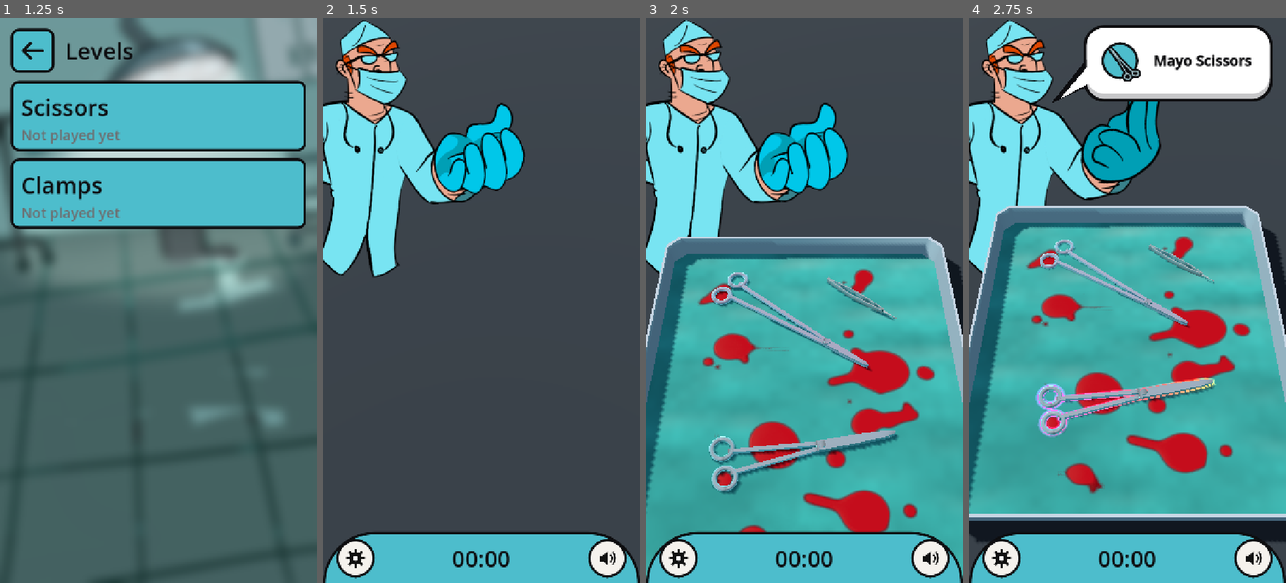
Above: before the commit, frames 1-4 (left to right).
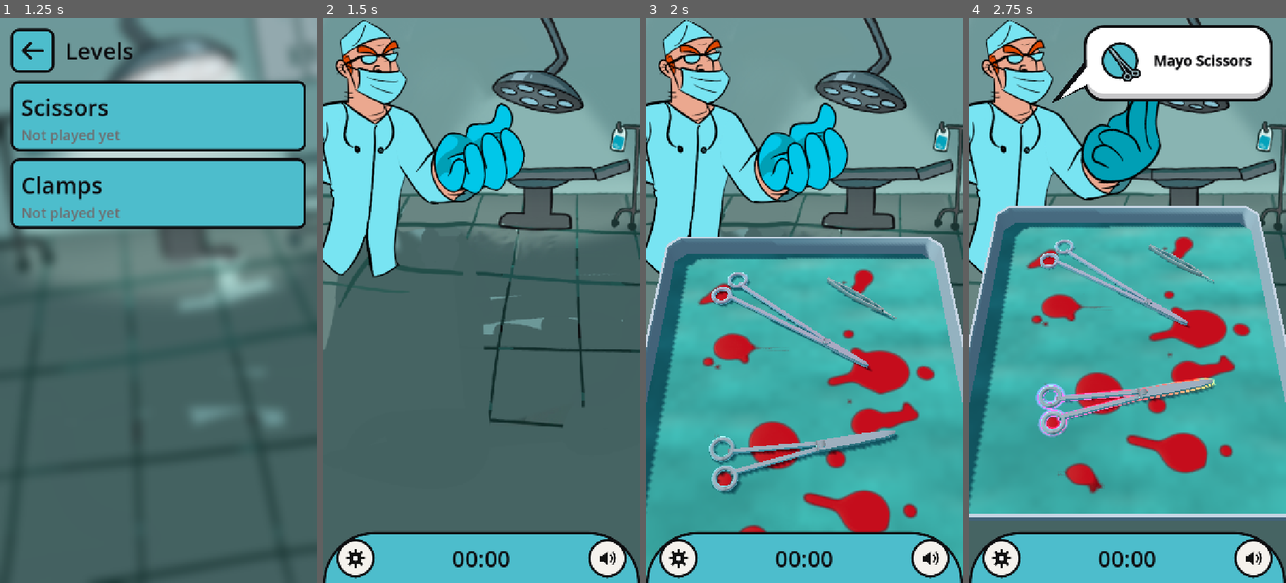
Above: after the commit, the same moments.

Repository: optimisticlucio/untitled-game-jam-game
Game: Godot game, scene res://ui/main_menu.tscn
The game is run twice, just before and just after one commit, with the same random seed, the same clock (stepped at 60 frames per second) and the same inputs.
Inputs (mouse positions are in pixels of both pictures, inside the frame that each line leads up to):
- Up to frame 1 (1.25 s): click "Play" at 0.5 s
- Up to frame 2 (1.5 s): click (481, 114) at 1.27 s
- Up to frame 3 (2 s): no input
- Up to frame 4 (2.75 s): tap Enter at 2 s; move the mouse to (1197, 272) at 2.02 s; click (1197, 272) at 2.17 s

Frame 1 is identical in both runs. In frame 2, 75% of the frame differs, in the area x 0-100%, y 0-99%; in frame 3, 25%; in frame 4, 17%.

Commit message:
Level background: Julia's operating room behind the surgeon
The room picture (ui/art/level_background.png, from her mockup) fills the
screen behind the 3D world: a CanvasLayer at layer -1 with the environment's
background set to Canvas. Ambient and reflected light still come from the
sky, so tools look the same. The dark table plane is hidden (its collision
stays) so the room shows around the tray.

Co-Authored-By: Claude Opus 5.5 <noreply@anthropic.com>

Diff:
--- a/levels/level.tscn
+++ b/levels/level.tscn
@@ -18,6 +18,7 @@
 [ext_resource type="AudioStream" path="res://assets/sounds/gameplay/level_complete.wav" id="14_complete"]
 [ext_resource type="Script" path="res://gameplay/light_flicker.gd" id="flicker_script"]
 [ext_resource type="PackedScene" path="res://gameplay/surgeon.tscn" id="22_surgeon"]
+[ext_resource type="Texture2D" path="res://ui/art/level_background.png" id="23_room"]
 
 [sub_resource type="ProceduralSkyMaterial" id="SkyMaterial_main"]
 
@@ -25,7 +26,7 @@
 sky_material = SubResource("SkyMaterial_main")
 
 [sub_resource type="Environment" id="Environment_main"]
-background_mode = 2
+background_mode = 3
 sky = SubResource("Sky_main")
 ambient_light_source = 3
 reflected_light_source = 2
@@ -73,6 +74,20 @@
 [node name="WorldEnvironment" type="WorldEnvironment" parent="."]
 environment = SubResource("Environment_main")
 
+[node name="Room" type="CanvasLayer" parent="."]
+layer = -1
+
+[node name="Picture" type="TextureRect" parent="Room"]
+anchors_preset = 15
+anchor_right = 1.0
+anchor_bottom = 1.0
+grow_horizontal = 2
+grow_vertical = 2
+mouse_filter = 2
+texture = ExtResource("23_room")
+expand_mode = 1
+stretch_mode = 6
+
 [node name="Sun" type="DirectionalLight3D" parent="."]
 transform = Transform3D(-0.502136, 0.49469, -0.709325, 0, 0.820229, 0.572036, 0.864789, 0.28724, -0.411866, 0, 1, 0)
 light_color = Color(1, 0.97, 0.9, 1)
@@ -96,6 +111,7 @@
 [node name="Table" type="StaticBody3D" parent="."]
 
 [node name="Mesh" type="MeshInstance3D" parent="Table"]
+visible = false
 mesh = SubResource("Mesh_table")
 
 [node name="Shape" type="CollisionShape3D" parent="Table"]
Binary file added: ui/art/level_background.png
Not shown, added: ui/art/level_background.png.import
Not shown, changed: CLAUDE.md
